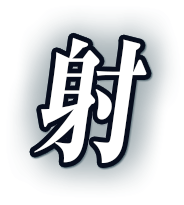
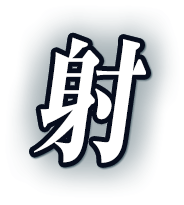
Two versions of the same layered image (184 × 205). Layer-by-layer changes:
painted on "射" over [34, 37, 147, 163]
renamed "射 拷貝 2" to "射 拷貝", painted on it over [19, 25, 154, 170]
